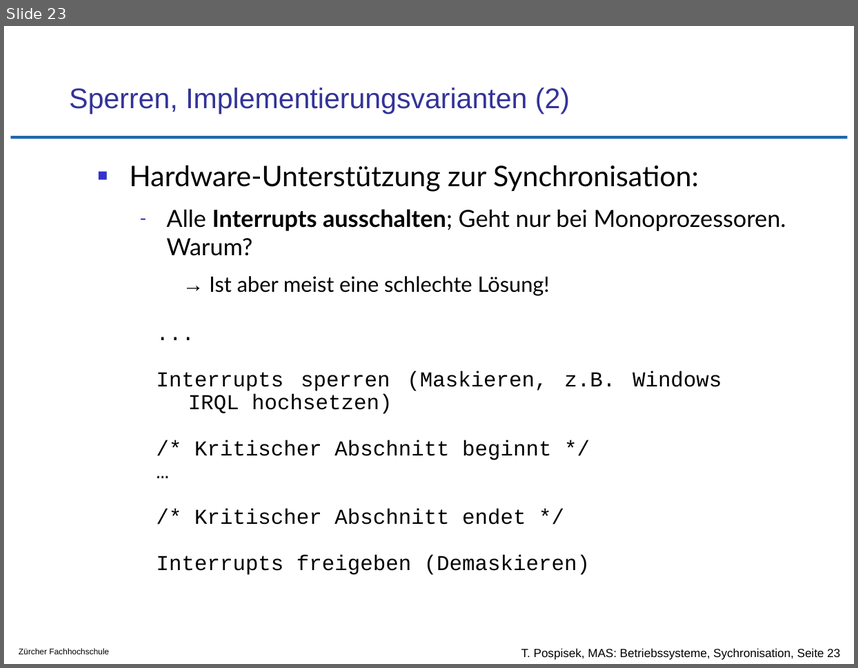
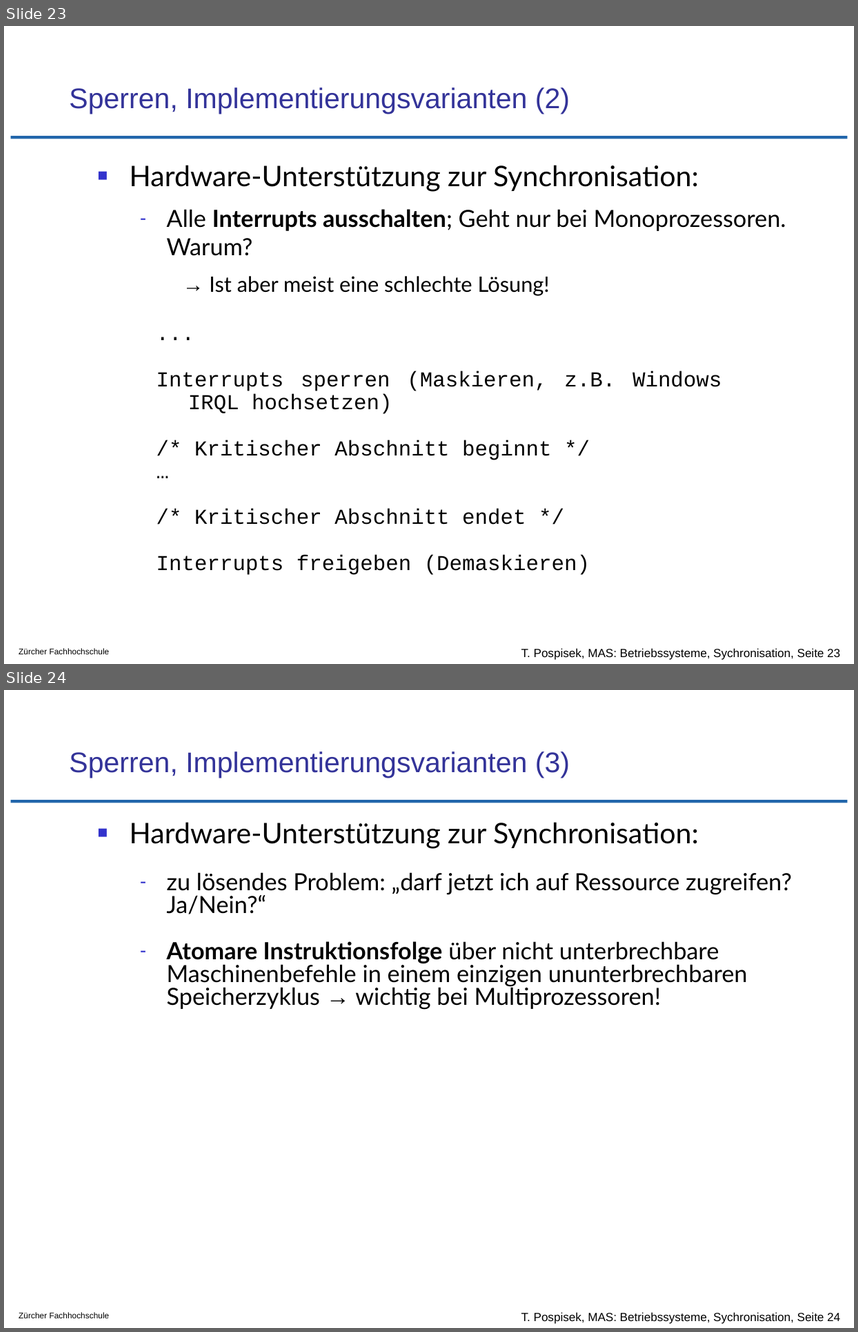
Before and after one commit to tpo/betriebssysteme, a slide deck: 07_Koordination_und_Synchronisation_Sperren_und_Semaphore.odp. Shown one above the other, each under a label of ours: slide 23 before the commit, slides 23 and 24 after it. The pictures are 858x668 and 858x1332 pixels, drawn with LibreOffice and Linux fonts; fonts in the diff are those of the drawing; background and template pictures are left out. Boxes give left, top, right and bottom in pixels: in the first picture for what was removed or moved away, otherwise in the second. Text is boxed around its words. In the diff, an @@ line names an element or a change of style, - is before the commit and + after.

Commit message:
S.24 Problem Statement hinzugefügt
und S.24 Seite auf zwei Seiten aufgeteilt

```diff
--- a/07_Koordination_und_Synchronisation_Sperren_und_Semaphore.odp
+++ b/07_Koordination_und_Synchronisation_Sperren_und_Semaphore.odp
@@ slide 24 added at <box>4,690,854,1328</box>, background #FFFFFF; not listed: 3 template elements that a slide beside it also shows @@
@@ title added at <box>69,751,570,778</box>, 24 pt, text #333399 @@
+Sperren, Implementierungsvarianten (3)
@@ text added at <box>130,822,792,1009</box>, 20 pt, text #000000 @@
+■ Hardware-Unterstützung zur Synchronisation:
+  – zu lösendes Problem: „darf jetzt ich auf Ressource zugreifen? Ja/Nein?“
+  – Atomare Instruktionsfolge über nicht unterbrechbare Maschinenbefehle in einem einzigen ununterbrechbaren Speicherzyklus → wichtig bei Multiprozessoren!
```
Also in this commit, not shown: 1 slide changed, 1 other file.
